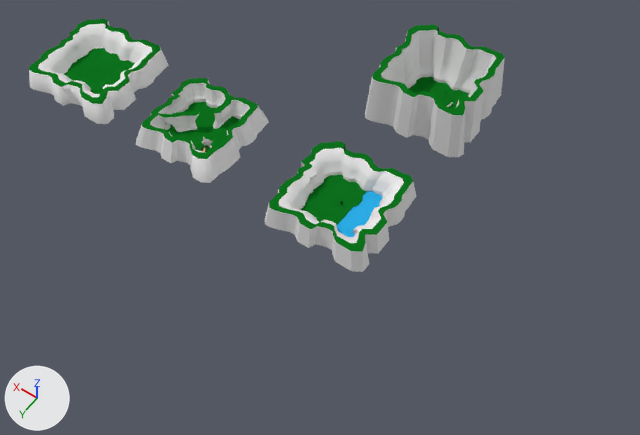
The Blender file Blender/Mapas Batalla.blend, before and after one commit.
Rendered twice from a 50 mm lens placed at (-1592.0, 2421.0, 3591.0), pointed at (65.0, 101.0, -55.0). Every picture has the same lights, and +X, +Y and +Z are marked at lower left.

Before the edit, the objects in view are built like this:
```python
ob_bosquebatalla = bpy.data.objects.new('BosqueBatalla', me_mesh_003)
ob_bosquebatalla.location = (1733.0, 0.0, 0.0)
ob_piedras_batalla = bpy.data.objects.new('Piedras Batalla', me_mesh)
ob_piedras_batalla.location = (0.0, -929.0, 0.0)
ob_riobatallapared = bpy.data.objects.new('RioBatallaPared', me_meshparedrio)
ob_riobatallapared.location = (0.0, 0.0, 0.0)
ob_riobatallasuelo = bpy.data.objects.new('RioBatallaSuelo', me_meshsuelorio)
ob_riobatallasuelo.location = (0.0, 0.0, 0.0)
ob_zona1batalla = bpy.data.objects.new('Zona1Batalla', me_mesh_002)
ob_zona1batalla.location = (942.0, 0.0, 0.0)
```
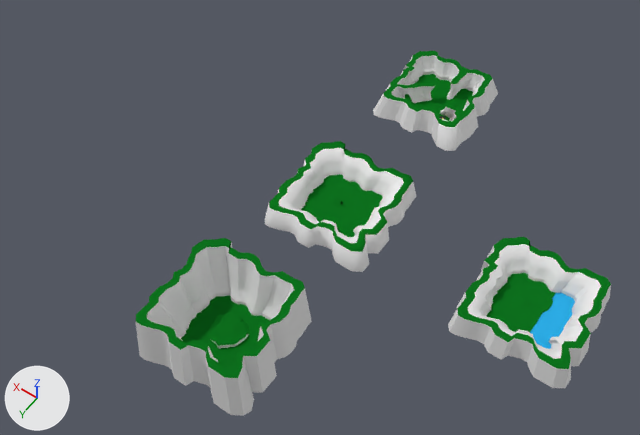
Pixel boxes (x1, y1, x2, y2) of what changed, in the pictures (640 x 435 px):
'RioBatallaPared', moved: before (265, 141, 416, 272); after (448, 237, 611, 388)
'BosqueBatalla', reshaped, moved (8% wider, 25% taller): before (29, 19, 169, 124); after (265, 141, 416, 272)
'Piedras Batalla Pared', added: after (136, 238, 312, 416)
'Zona1Batalla', reshaped, moved: before (136, 78, 269, 183); after (373, 51, 498, 151)
'Piedras Batalla', deleted: before (365, 24, 505, 157)
'RioBatallaSuelo', moved: before (301, 175, 366, 225); after (487, 273, 555, 332)
'Piedras Batalla Suelo', added (green): after (181, 296, 268, 367)
'BosqueBatallaSuelo', added (green): after (301, 175, 383, 237)
'Zona1Batalla Suelo', added (green): after (405, 74, 473, 121)
part 1 of me_mesh_002, cut back: before (168, 94, 246, 152); after (459, 66, 479, 89)
part 2 of me_mesh_003, deleted (green): before (64, 48, 135, 94)

The change, as a diff of the scene's bpy script:
```diff
--- a/Blender/Mapas Batalla.blend.py
+++ b/Blender/Mapas Batalla.blend.py
@@ me_mesh_002 @@
-me_mesh_002.from_pydata(...)  # 1875 vertices, 2203 faces, 2 loose edges; spans x -295.0..294.0, y -291.0..294.0, z -27.0..110.0
+me_mesh_002.from_pydata(...)  # 1632 vertices, 1681 faces, 2 loose edges; spans x -295.0..294.0, y -291.0..294.0, z -27.0..110.0
+# me_mesh_002 part 1
+# 244 vertices are removed from x -159.0..143.0, y -168.0..157.0, z -5.0..4.0
+# 525 faces are deleted
+# 7 vertices move from x -91.0..-64.0, y -207.0..-162.0, z 20.0..102.0 to x -95.0..-83.0, y -195.0..-160.0, z 20.0..102.0
+# 1 vertex is added at (-86.0, -161.0, 0.0)
+# 3 new faces join them, mat_terreno_batalla_base (its picture is missing)
 me_mesh_002.materials.append(mat_color_suelo)
@@ me_mesh_003 @@
-me_mesh_003.from_pydata(...)  # 804 vertices, 1328 faces; spans x -318.0..321.0, y -315.0..319.0, z -25.0..104.0
+me_mesh_003.from_pydata(...)  # 515 vertices, 769 faces; spans x -318.0..321.0, y -315.0..319.0, z -25.0..104.0
+# me_mesh_003 part 2
+# 289 vertices are removed from x -153.0..143.0, y -147.0..157.0, z -5.0..10.0
+# 559 faces are deleted
 me_mesh_003.materials.append(mat_terreno_batalla_base)
@@ ob_zona1batalla @@
 ob_zona1batalla = bpy.data.objects.new('Zona1Batalla', me_mesh_002)
-ob_zona1batalla.location = (942.0, 0.0, 0.0)
+ob_zona1batalla.location = (0.0, -955.0, 0.0)
@@ ob_bosquebatalla @@
 ob_bosquebatalla = bpy.data.objects.new('BosqueBatalla', me_mesh_003)
-ob_bosquebatalla.location = (1733.0, 0.0, 0.0)
+ob_bosquebatalla.location = (0.0, 0.0, 0.0)
@@ ob_piedras_batalla @@
-ob_piedras_batalla = bpy.data.objects.new('Piedras Batalla', me_mesh)
@@ ob_riobatallapared @@
 ob_riobatallapared = bpy.data.objects.new('RioBatallaPared', me_meshparedrio)
-ob_riobatallapared.location = (0.0, 0.0, 0.0)
+ob_riobatallapared.location = (-1093.0, 0.0, 0.0)
@@ ob_riobatallasuelo @@
 ob_riobatallasuelo = bpy.data.objects.new('RioBatallaSuelo', me_meshsuelorio)
-ob_riobatallasuelo.location = (0.0, 0.0, 0.0)
+ob_riobatallasuelo.location = (-1093.0, 0.0, 0.0)
@@ ob_bosquebatallasuelo @@
+ob_bosquebatallasuelo = bpy.data.objects.new('BosqueBatallaSuelo', me_mesh_006)  # 356 vertices, 559 faces; spans x -179.0..179.0, y -173.0..176.0, z -5.0..10.0; in mat_suelo (dark green #0e711e)
+ob_bosquebatallasuelo.location = (0.0, 0.0, 0.0)
@@ ob_zona1batalla_suelo @@
+ob_zona1batalla_suelo = bpy.data.objects.new('Zona1Batalla Suelo', me_mesh_005)  # 358 vertices, 518 faces; spans x -183.0..179.0, y -173.0..181.0, z -5.0..4.0; in mat_color_suelo (dark green #0e711e)
+ob_zona1batalla_suelo.location = (0.0, -955.0, 0.0)
@@ ob_piedras_batalla_suelo @@
+ob_piedras_batalla_suelo = bpy.data.objects.new('Piedras Batalla Suelo', me_mesh_001)  # 387 vertices, 538 faces; spans x -179.0..179.0, y -173.0..176.0, z -5.0..40.0; in mat_suelo (dark green #0e711e)
+ob_piedras_batalla_suelo.location = (0.0, 942.0, 0.0)
@@ ob_piedras_batalla_pared @@
+ob_piedras_batalla_pared = bpy.data.objects.new('Piedras Batalla Pared', me_mesh_1)  # 599 vertices, 815 faces; spans x -332.0..321.0, y -315.0..319.0, z -25.0..268.0; in mat_terreno_batalla_base (its picture is missing), mat_suelo (dark green #0e711e)
+ob_piedras_batalla_pared.location = (0.0, 942.0, 0.0)
```
